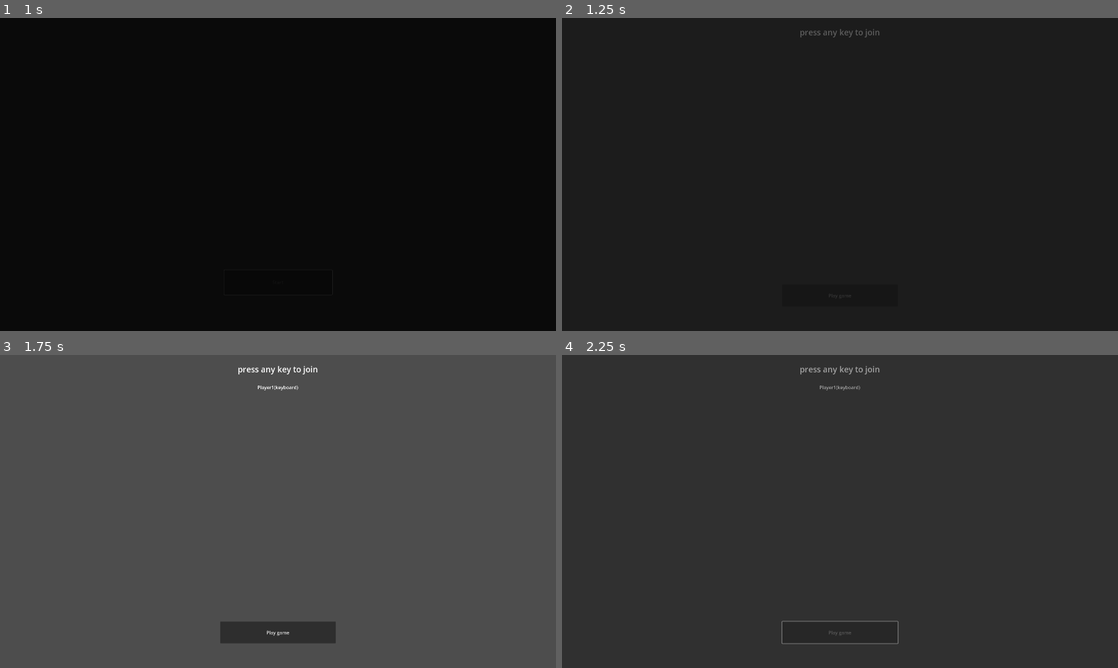
Above: before the commit, frames 1-4 (two rows, left to right).
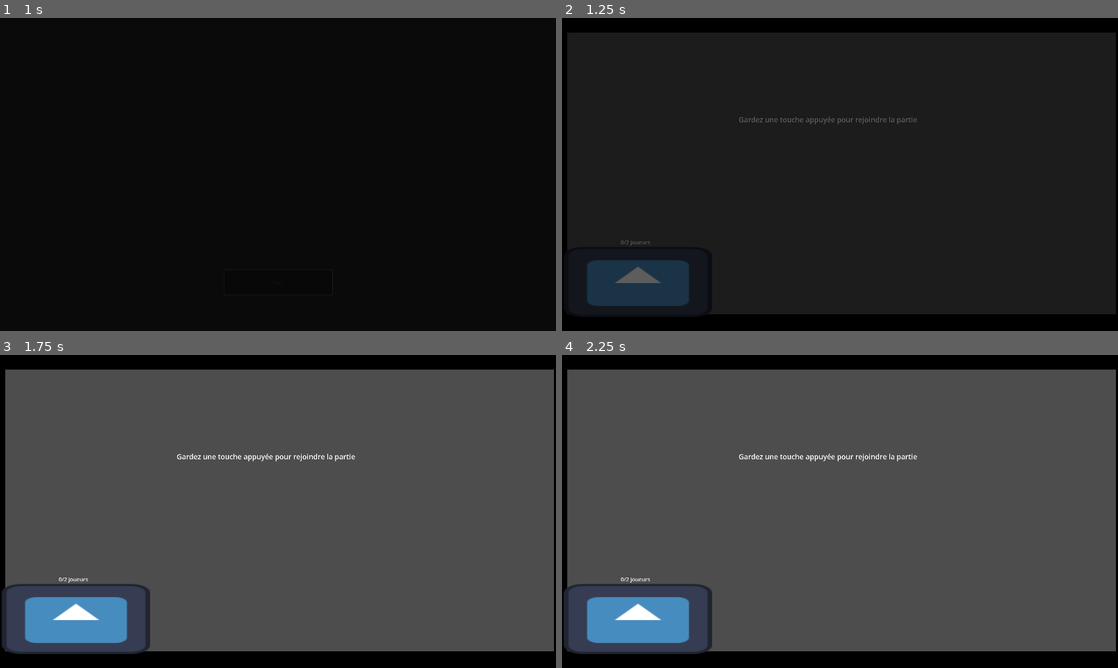
Above: after the commit, the same moments.

Repository: PlaySorbonne/projet-pixel
Game: Godot game, scene res://scenes/Menus/MenuPersistent.tscn
Same seed, same stepped clock (60 frames per second), same inputs: the game is played once before the commit and once after it. The engine's default icon, where the game draws it, is replaced by a stand-in: a white triangle on a blue panel in a dark square.
Inputs (mouse positions are in pixels of both pictures, inside the frame that each line leads up to):
- Up to frame 1 (1 s): click "Start" at 0.5 s
- Up to frame 2 (1.25 s): no input
- Up to frame 3 (1.75 s): tap Enter (attack) at 1.25 s; hold D (right) from 1.28 s (still down); hold Enter (attack) from 1.28 s (still down); tap Space (jump) at 1.52 s
- Up to frame 4 (2.25 s): release D (right) at 2 s; release Enter (attack) at 2 s; click (840, 633) at 2 s, where only the run before the commit has a clickable "Play game"

Frame 1 is identical in both runs. In frame 2, 14% of the frame differs, in the area x 0-100%, y 0-100%; in frame 3, 16%; in frame 4, 99%.

Commit message:
put lobby in main menu instead of gamesession creator

Diff:
--- a/scenes/Menus/MenuPersistent.tscn
+++ b/scenes/Menus/MenuPersistent.tscn
@@ -4,21 +4,21 @@
 [ext_resource type="Script" path="res://scripts/MenuPersistent.gd" id="1_jtr7k"]
 [ext_resource type="PackedScene" uid="uid://d3283guxswi41" path="res://scenes/Menus/Submenus/TitleScreen.tscn" id="2_j1y2d"]
 [ext_resource type="PackedScene" uid="uid://bxfrc0btquk6a" path="res://scenes/world.tscn" id="2_vb6x0"]
-[ext_resource type="PackedScene" uid="uid://coooilpqwhd7p" path="res://scenes/Menus/Submenus/GameSessionCreator.tscn" id="4_cmtdr"]
+[ext_resource type="PackedScene" uid="uid://cw6ararr3s0li" path="res://scenes/World/Lobby/Lobby.tscn" id="3_00t3n"]
 
 [node name="MenuPersistent" type="Node2D"]
 script = ExtResource("1_jtr7k")
 level_scene = ExtResource("2_vb6x0")
 
+[node name="Lobby" parent="." instance=ExtResource("3_00t3n")]
+visible = false
+
 [node name="CanvasLayer" type="CanvasLayer" parent="."]
 
 [node name="TitleScreen" parent="CanvasLayer" instance=ExtResource("2_j1y2d")]
 
-[node name="GameSessionCreator" parent="CanvasLayer" instance=ExtResource("4_cmtdr")]
-visible = false
-
 [node name="ScreenTransition" parent="CanvasLayer" instance=ExtResource("1_donq7")]
 default_duration = 1.0
 
+[connection signal="StartGame" from="Lobby" to="." method="_on_lobby_start_game"]
 [connection signal="ButtonStartPressed" from="CanvasLayer/TitleScreen" to="." method="_on_title_screen_button_start_pressed"]
-[connection signal="StartGame" from="CanvasLayer/GameSessionCreator" to="." method="_on_game_session_creator_start_game"]
--- a/scenes/World/Lobby/Lobby.tscn
+++ b/scenes/World/Lobby/Lobby.tscn
@@ -54,17 +54,8 @@
 [node name="SpawnPoint" type="Node2D" parent="."]
 position = Vector2(485, 198)
 
-[node name="StartGameBox1" parent="." instance=ExtResource("7_oxrwl")]
-position = Vector2(-538, 785)
-
-[node name="StartGameBox2" parent="." instance=ExtResource("7_oxrwl")]
-position = Vector2(111, 785)
-
-[node name="StartGameBox3" parent="." instance=ExtResource("7_oxrwl")]
-position = Vector2(821, 773)
-
-[node name="StartGameBox4" parent="." instance=ExtResource("7_oxrwl")]
-position = Vector2(1508, 777)
+[node name="StartGameBox" parent="." instance=ExtResource("7_oxrwl")]
+position = Vector2(-949, 805)
 
 [node name="DebugLabel" type="Label" parent="."]
 offset_left = -7.0
@@ -84,4 +75,8 @@
 offset_bottom = 94.0
 texture = SubResource("GradientTexture1D_nxkae")
 
+[connection signal="PlayerExited" from="." to="StartGameBox" method="_on_player_exited"]
+[connection signal="PlayerJoined" from="." to="StartGameBox" method="_on_player_joined"]
+[connection signal="body_entered" from="StartGameBox" to="." method="_on_start_game_box_body_entered"]
+[connection signal="body_exited" from="StartGameBox" to="." method="_on_start_game_box_body_exited"]
 [connection signal="timeout" from="PressKeyTimer" to="." method="_on_press_key_timer_timeout"]
--- a/scenes/World/Lobby/StartGameBox.tscn
+++ b/scenes/World/Lobby/StartGameBox.tscn
@@ -4,29 +4,32 @@
 [ext_resource type="Script" path="res://scripts/StartGameBox.gd" id="1_u1xky"]
 
 [sub_resource type="RectangleShape2D" id="RectangleShape2D_sf111"]
-size = Vector2(171, 401)
+size = Vector2(850, 402)
 
 [sub_resource type="LabelSettings" id="LabelSettings_6ehy7"]
 font_size = 31
 
 [node name="StartGameBox" type="Area2D"]
-collision_layer = 2
+collision_layer = 0
+collision_mask = 2
 script = ExtResource("1_u1xky")
 
 [node name="CollisionShape2D" type="CollisionShape2D" parent="."]
-position = Vector2(21.5, 137.5)
+position = Vector2(361, 137)
 shape = SubResource("RectangleShape2D_sf111")
 
 [node name="Sprite2D" type="Sprite2D" parent="."]
-position = Vector2(21.5, 137)
-scale = Vector2(1.33594, 3.14062)
+position = Vector2(362.5, 137)
+scale = Vector2(6.66406, 3.14062)
 texture = ExtResource("1_u1urw")
 
 [node name="Label" type="Label" parent="."]
-offset_top = -109.0
-offset_right = 45.0
-offset_bottom = -65.0
+offset_left = 120.0
+offset_top = -113.0
+offset_right = 575.0
+offset_bottom = -69.0
 label_settings = SubResource("LabelSettings_6ehy7")
+horizontal_alignment = 1
 
 [connection signal="body_entered" from="." to="." method="_on_body_entered"]
 [connection signal="body_exited" from="." to="." method="_on_body_exited"]
--- a/scripts/MenuPersistent.gd
+++ b/scripts/MenuPersistent.gd
@@ -2,7 +2,8 @@
 
 @export var level_scene: PackedScene
 @onready var title_screen = $CanvasLayer/TitleScreen
-@onready var game_session_creator = $CanvasLayer/GameSessionCreator
+# @onready var game_session_creator = $CanvasLayer/GameSessionCreator
+@onready var lobby = $Lobby
 var screen_transition : ScreenTransition
 
 
@@ -15,11 +16,10 @@
 	screen_transition.new_screen_transition()
 	await screen_transition.HalfScreenTransitionFinished
 	title_screen.visible = false
-	game_session_creator.visible = true
+	lobby.visible = true
 
-func _on_game_session_creator_start_game(players):
+func _on_lobby_start_game():
 	var level = level_scene.instantiate()
-	GameInfos.players = players
 	screen_transition.start_screen_transition()
 	await screen_transition.HalfScreenTransitionFinished
 	get_tree().change_scene_to_packed(level_scene)
--- a/scripts/StartGameBox.gd
+++ b/scripts/StartGameBox.gd
@@ -1,17 +1,29 @@
 extends Area2D
 
-var ready_to_play: bool = false
+var ready_players: int = 0
+var players: int = 0
+
+func _ready():
+	update_text()
 
 func _on_body_entered(body: Node2D):
-	print("test")
 	if body is PlayerCharacter:
-		# Mettre des données en plus au joueur ici (par exemple sa courleur)
-		ready_to_play = true
-		print("test")
-		$Label.text = "Prêt"
+		ready_players += 1
+		update_text()
 
 func _on_body_exited(body):
 	if body is PlayerCharacter:
-		# Enlever les données ajoutées
-		ready_to_play = true
-		$Label.text = ""
+		ready_players -= 1
+		update_text()
+
+func update_text():
+	var to_join: int = 2
+	if players > 2:
+		to_join = players
+	$Label.text = "%s/%s joueurs" % [ready_players, to_join]
+
+func _on_player_joined():
+	players += 1
+
+func _on_player_exited():
+	players -= 1
--- a/scripts/TitleScreen.gd
+++ b/scripts/TitleScreen.gd
@@ -2,8 +2,6 @@
 
 signal ButtonStartPressed
 
-
-
 func _on_start_button_pressed():
 	emit_signal("ButtonStartPressed")
 	$StartButton.disabled = true
--- a/scripts/adjust_stats.gd
+++ b/scripts/adjust_stats.gd
@@ -32,6 +32,7 @@
 func actualize_characters(do_update_data := true):
 	if do_update_data:
 		update_data()
+	print(GameInfos.players)
 	for player : PlayerCharacter in GameInfos.players:
 		var ev = PlayerCharacter.Evolutions.find_key(player.current_evolution)
 		for k : String in variables_data[ev].keys():
--- a/scripts/lobby.gd
+++ b/scripts/lobby.gd
@@ -1,24 +1,25 @@
 extends Node2D
 
 signal StartGame
+signal PlayerJoined
+signal PlayerExited
 
 @export var default_player: PackedScene
 
-var keyboards = []
-var controllers = []
-var players: Array[PlayerCharacter] = []
+var keyboards: Array[int] = []
+var controllers: Array[int] = []
 
 var player_joining: bool = false
-var current_device = 0
-var current_device_type = 0
+var current_device: int = 0
+var current_device_type: int = 0
+
+var ready_players_count: int = 0
 
 func _process(delta):
 	if player_joining:
 		$LoadingBar.scale.x = (1 - $PressKeyTimer.time_left)
 	else:
 		$LoadingBar.scale.x = 0
-	if check_start_game_conditions():
-		start_game()
 
 func _input(event):
 	if event is InputEventKey:
@@ -42,7 +43,7 @@
 				player_joining = false
 				$PressKeyTimer.stop()
 
-func add_player(device, device_type):
+func add_player(device: int, device_type: int):
 	if device_type == 0:
 		keyboards.append(device)
 	else:
@@ -51,10 +52,11 @@
 	player.control_device = device
 	player.control_type = device_type
 	player.compute_hits = false
-	players.append(player)
+	GameInfos.players.append(player)
 	add_child(player)
 	connect_fighter_to_world(player)
 	player.spawn($SpawnPoint.position)
+	PlayerJoined.emit()
 
 func connect_fighter_to_world(body : PlayerCharacter):
 	body.fighter_died.connect(on_player_death)
@@ -66,15 +68,24 @@
 	player.spawn($SpawnPoint.position)
 
 func start_game():
-	emit_signal("StartGame", players)
+	emit_signal("StartGame")
 
 func _on_press_key_timer_timeout():
 	add_player(current_device, current_device_type)
 	player_joining = false
+
 
 func check_start_game_conditions():
 	var ready_start_boxes_nbr: int = 0
 	for b in [$StartGameBox1, $StartGameBox2, $StartGameBox3, $StartGameBox4]:
 		if b.ready_to_play:
 			ready_start_boxes_nbr += 1
-	return ready_start_boxes_nbr == len(players)
+	return ready_start_boxes_nbr == len(GameInfos.players) and ready_start_boxes_nbr != 0
+
+func _on_start_game_box_body_entered(body):
+	ready_players_count += 1
+	if ready_players_count == len(GameInfos.players) and ready_players_count > 1:
+		start_game()
+
+func _on_start_game_box_body_exited(body):
+	ready_players_count -= 1
